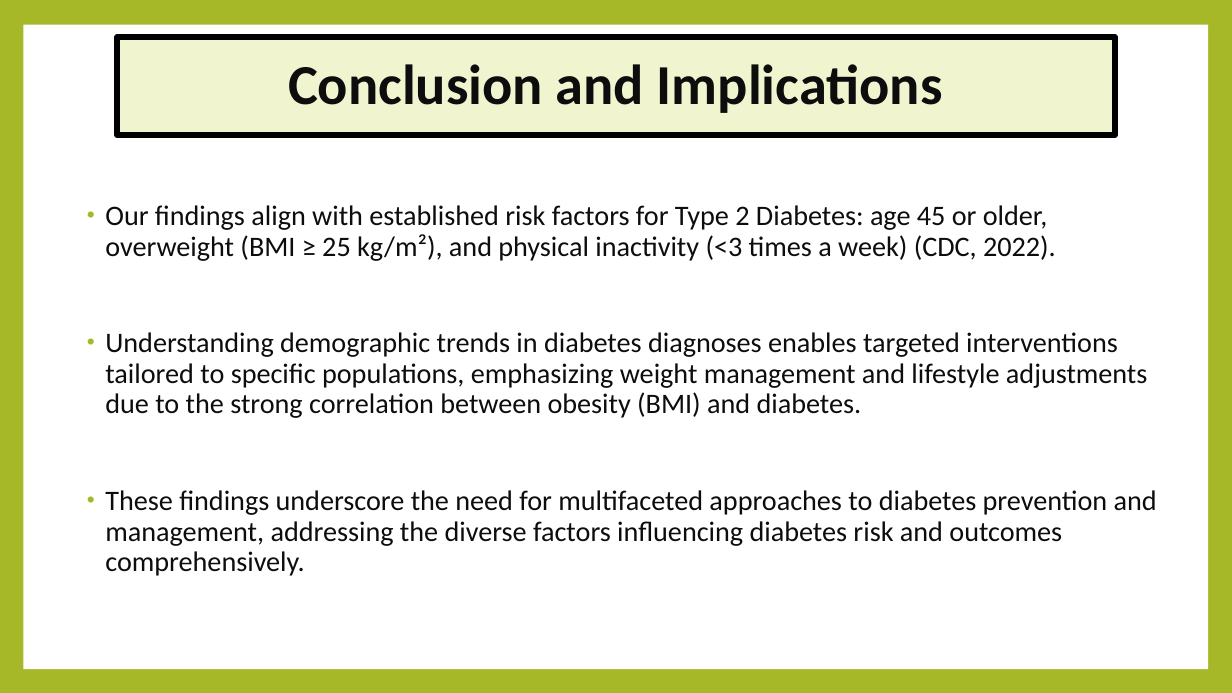
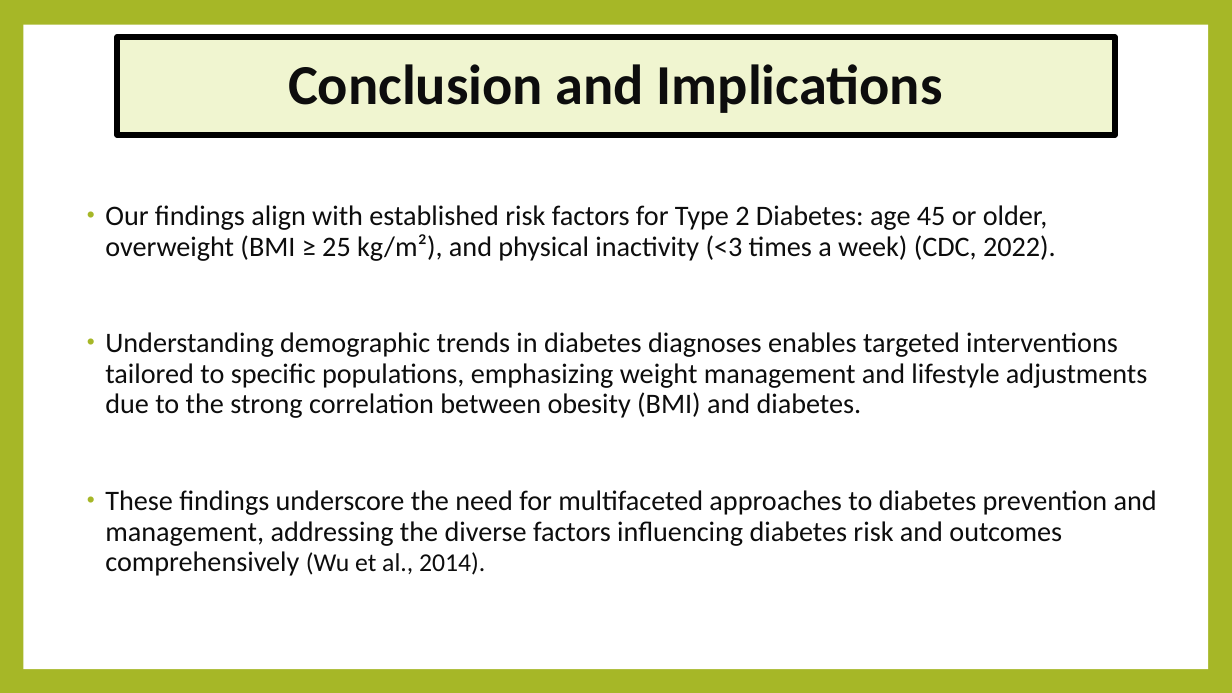
Before and after one commit to K01t0N/project-1, a slide deck: slide 11 of Exploring Potential Contributing Factors to Diabetes.pptx. Drawn at 1232x693 pixels with LibreOffice and Linux fonts; fonts in the diff are those of the drawing. Boxes give left, top, right and bottom in pixels: in the first picture for what was removed or moved away, otherwise in the second. Text is boxed around its words. In the diff, an @@ line names an element or a change of style, - is before the commit and + after.

Commit message:
Update to powerpoint

```diff
--- a/Exploring Potential Contributing Factors to Diabetes.pptx
+++ b/Exploring Potential Contributing Factors to Diabetes.pptx
@@ text at (105,490,1157,576): text changed @@
-• These findings underscore the need for multifaceted approaches to diabetes prevention and management, addressing the diverse factors influencing diabetes risk and outcomes comprehensively.
+• These findings underscore the need for multifaceted approaches to diabetes prevention and management, addressing the diverse factors influencing diabetes risk and outcomes comprehensively (Wu et al., 2014).
```
Also in this commit, not shown: 1 other slide changed.
